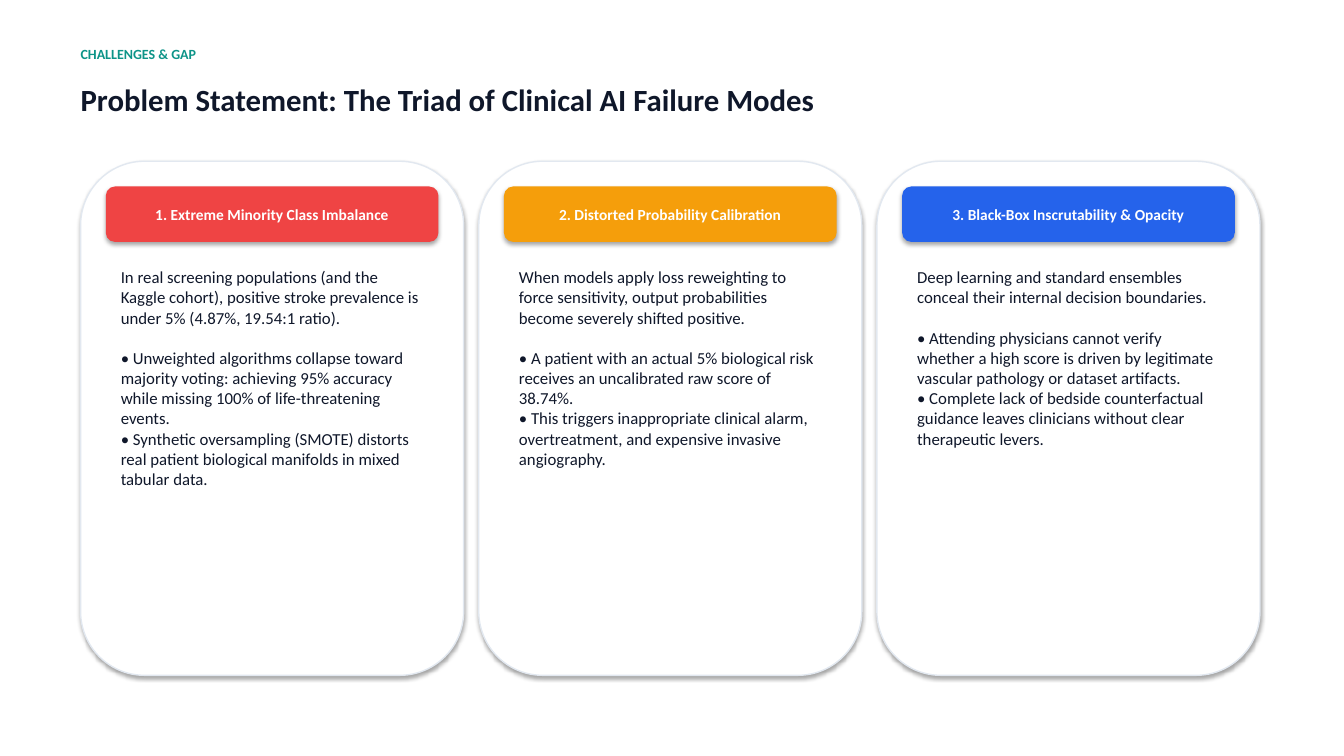
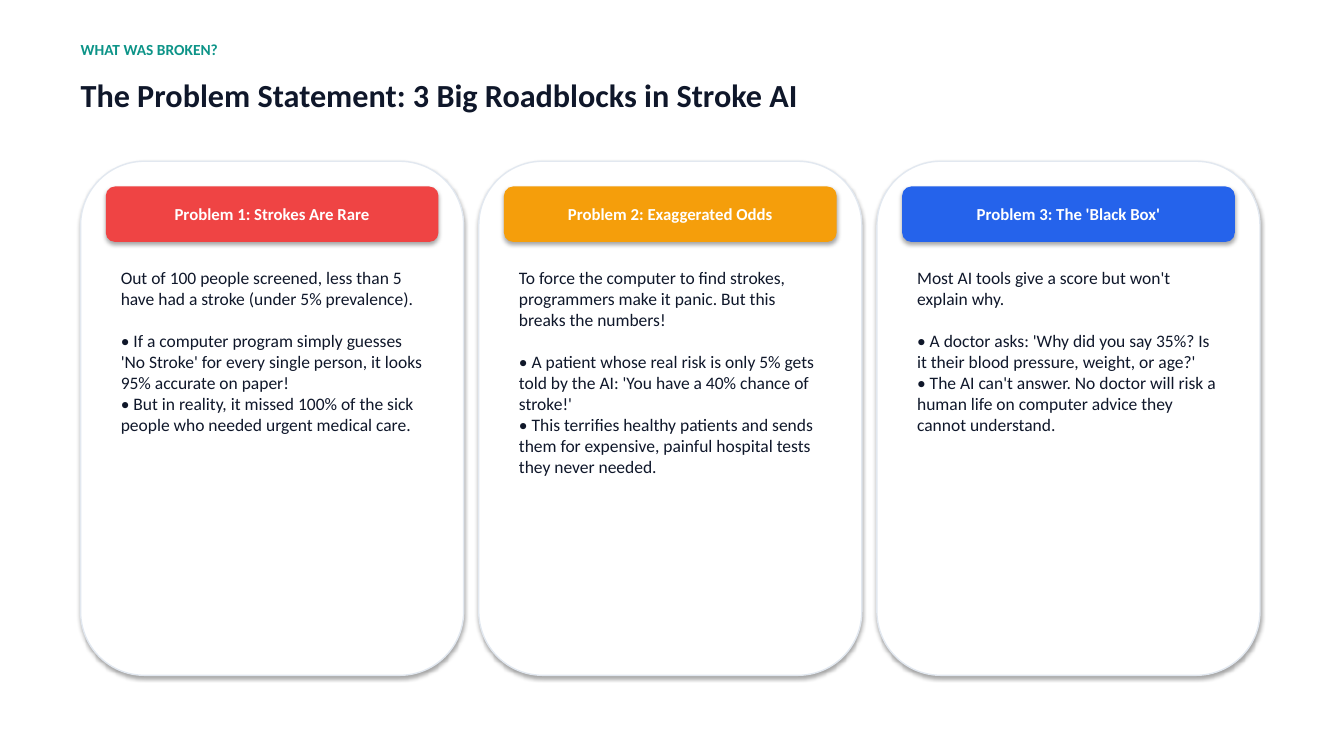
Before and after one commit to Tanishka-2004/stroke-xai-framework, a slide deck: slide 3 of NEUROPULSE_STROKE_XAI_PRESENTATION.pptx. Drawn at 1344x756 pixels with LibreOffice and Linux fonts; fonts in the diff are those of the drawing. Boxes give left, top, right and bottom in pixels: in the first picture for what was removed or moved away, otherwise in the second. Text is boxed around its words. In the diff, an @@ line names an element or a change of style, - is before the commit and + after.

Commit message:
Update PPT presentation to use simple layman terms throughout without academic jargon

```diff
--- a/NEUROPULSE_STROKE_XAI_PRESENTATION.pptx
+++ b/NEUROPULSE_STROKE_XAI_PRESENTATION.pptx
@@ text at [81, 44, 218, 55]: text changed; size 10 to 11 pt @@
-CHALLENGES & GAP
+WHAT WAS BROKEN?
@@ text at [81, 84, 797, 113]: text changed; size 22 to 23 pt @@
-Problem Statement: The Triad of Clinical AI Failure Modes
+The Problem Statement: 3 Big Roadblocks in Stroke AI
@@ text in rounded rectangle at [175, 208, 369, 220]: text changed; size 11 to 12 pt @@
-1. Extreme Minority Class Imbalance
+Problem 1: Strokes Are Rare
@@ text in rounded rectangle at [568, 208, 772, 223]: text changed; size 11 to 12 pt @@
-2. Distorted Probability Calibration
+Problem 2: Exaggerated Odds
@@ text in rounded rectangle at [977, 208, 1160, 220]: text changed; size 11 to 12 pt @@
-3. Black-Box Inscrutability & Opacity
+Problem 3: The 'Black Box'
@@ text at [121, 272, 422, 434]: text changed; size 12 to 12.5 pt @@
-In real screening populations (and the Kaggle cohort), positive stroke prevalence is under 5% (4.87%, 19.54:1 ratio).
-• Unweighted algorithms collapse toward majority voting: achieving 95% accuracy while missing 100% of life-threatening events.
-• Synthetic oversampling (SMOTE) distorts real patient biological manifolds in mixed tabular data.
+Out of 100 people screened, less than 5 have had a stroke (under 5% prevalence).
+• If a computer program simply guesses 'No Stroke' for every single person, it looks 95% accurate on paper!
+• But in reality, it missed 100% of the sick people who needed urgent medical care.
@@ text at [519, 272, 814, 476]: text changed; size 12 to 12.5 pt @@
-When models apply loss reweighting to force sensitivity, output probabilities become severely shifted positive.
-• A patient with an actual 5% biological risk receives an uncalibrated raw score of 38.74%.
-• This triggers inappropriate clinical alarm, overtreatment, and expensive invasive angiography.
+To force the computer to find strokes, programmers make it panic. But this breaks the numbers!
+• A patient whose real risk is only 5% gets told by the AI: 'You have a 40% chance of stroke!'
+• This terrifies healthy patients and sends them for expensive, painful hospital tests they never needed.
@@ text at [917, 272, 1215, 431]: text changed; size 12 to 12.5 pt @@
-Deep learning and standard ensembles conceal their internal decision boundaries.
-• Attending physicians cannot verify whether a high score is driven by legitimate vascular pathology or dataset artifacts.
-• Complete lack of bedside counterfactual guidance leaves clinicians without clear therapeutic levers.
+Most AI tools give a score but won't explain why.
+• A doctor asks: 'Why did you say 35%? Is it their blood pressure, weight, or age?'
+• The AI can't answer. No doctor will risk a human life on computer advice they cannot understand.
```
Also in this commit, not shown: 11 other slides changed, 3 slides added, 3 slides removed, 2 other files.
